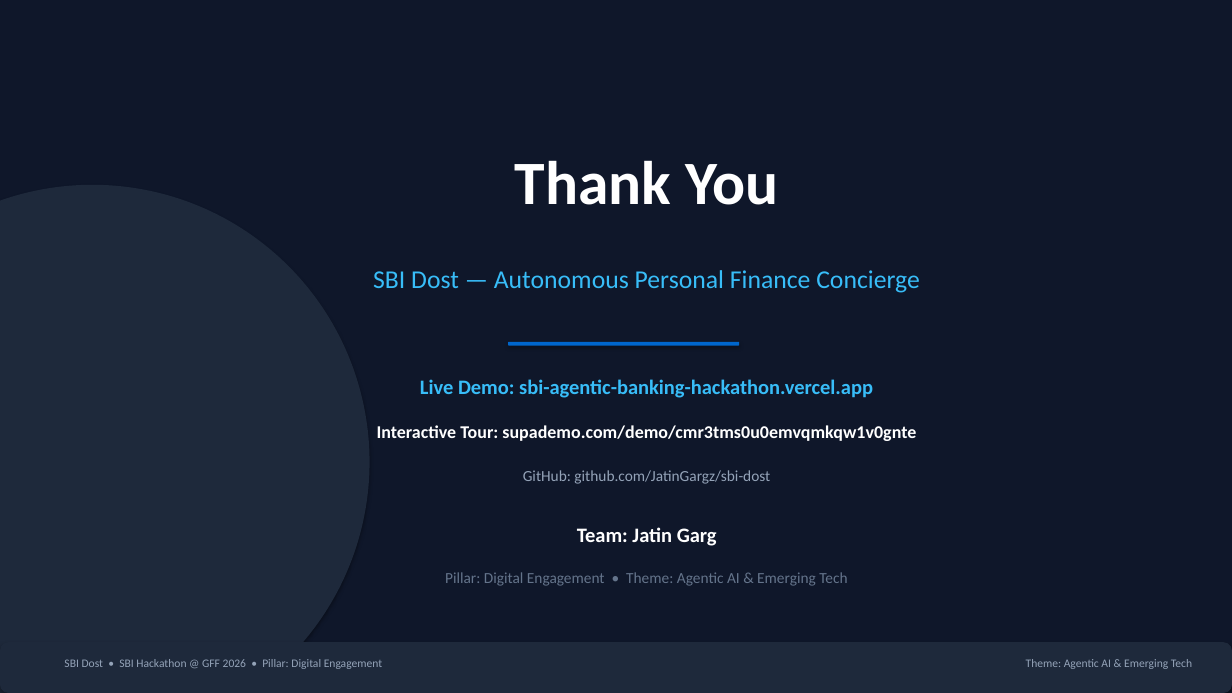
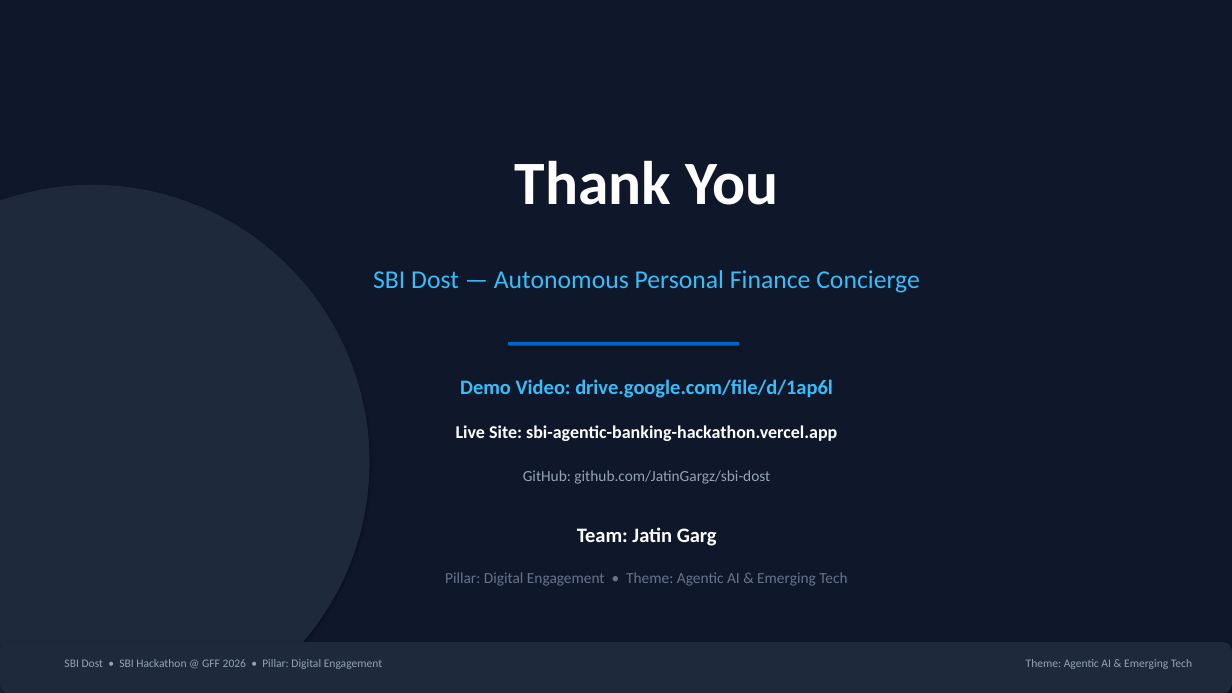
Before and after one commit to JatinGargz/sbi-dost, a slide deck: slide 10 of SBI_Dost_Idea_Deck.pptx. Drawn at 1232x693 pixels with LibreOffice and Linux fonts; fonts in the diff are those of the drawing. Boxes give left, top, right and bottom in pixels: in the first picture for what was removed or moved away, otherwise in the second. Text is boxed around its words. In the diff, an @@ line names an element or a change of style, - is before the commit and + after.

```diff
--- a/SBI_Dost_Idea_Deck.pptx
+++ b/SBI_Dost_Idea_Deck.pptx
@@ text added at [460,379,833,398], 16 pt, text #38BDF8, bold @@
+Demo Video: drive.google.com/file/d/1ap6l
@@ text removed at [377,425,916,441] @@
-Interactive Tour: supademo.com/demo/cmr3tms0u0emvqmkqw1v0gnte
@@ text at [456,425,837,441]: text changed; size 16 to 14 pt; text colour #38BDF8 to #FFFFFF @@
-Live Demo: sbi-agentic-banking-hackathon.vercel.app
+Live Site: sbi-agentic-banking-hackathon.vercel.app
```
Also in this commit, not shown: 2 other slides changed, 2 other files.
